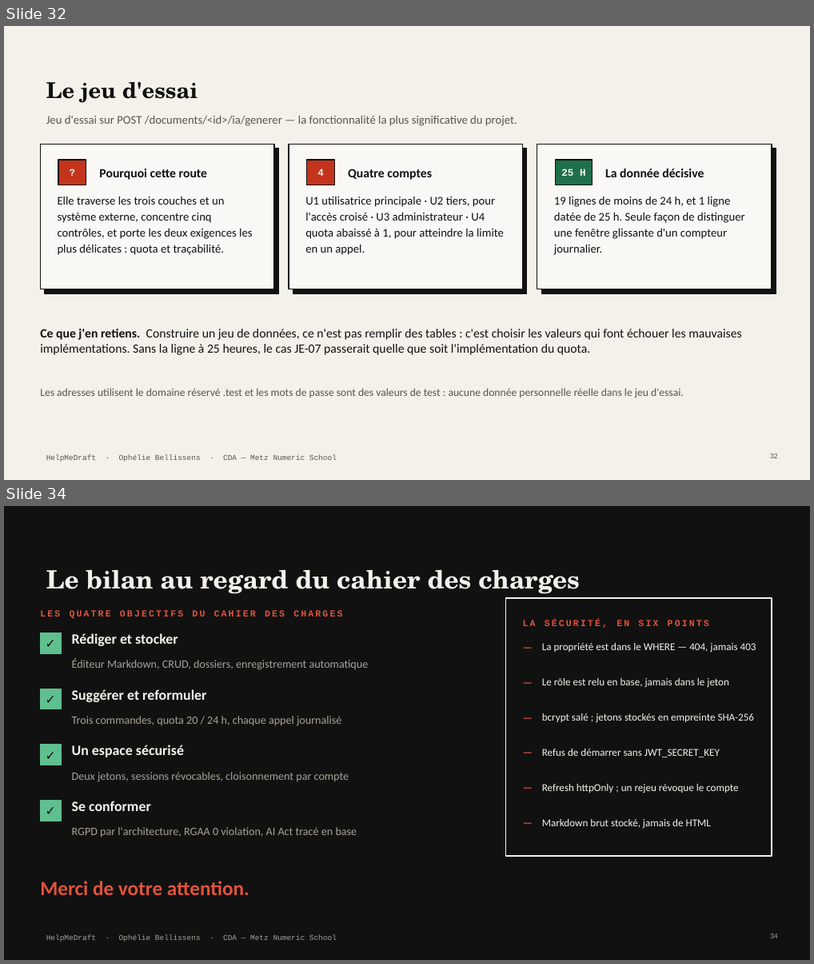
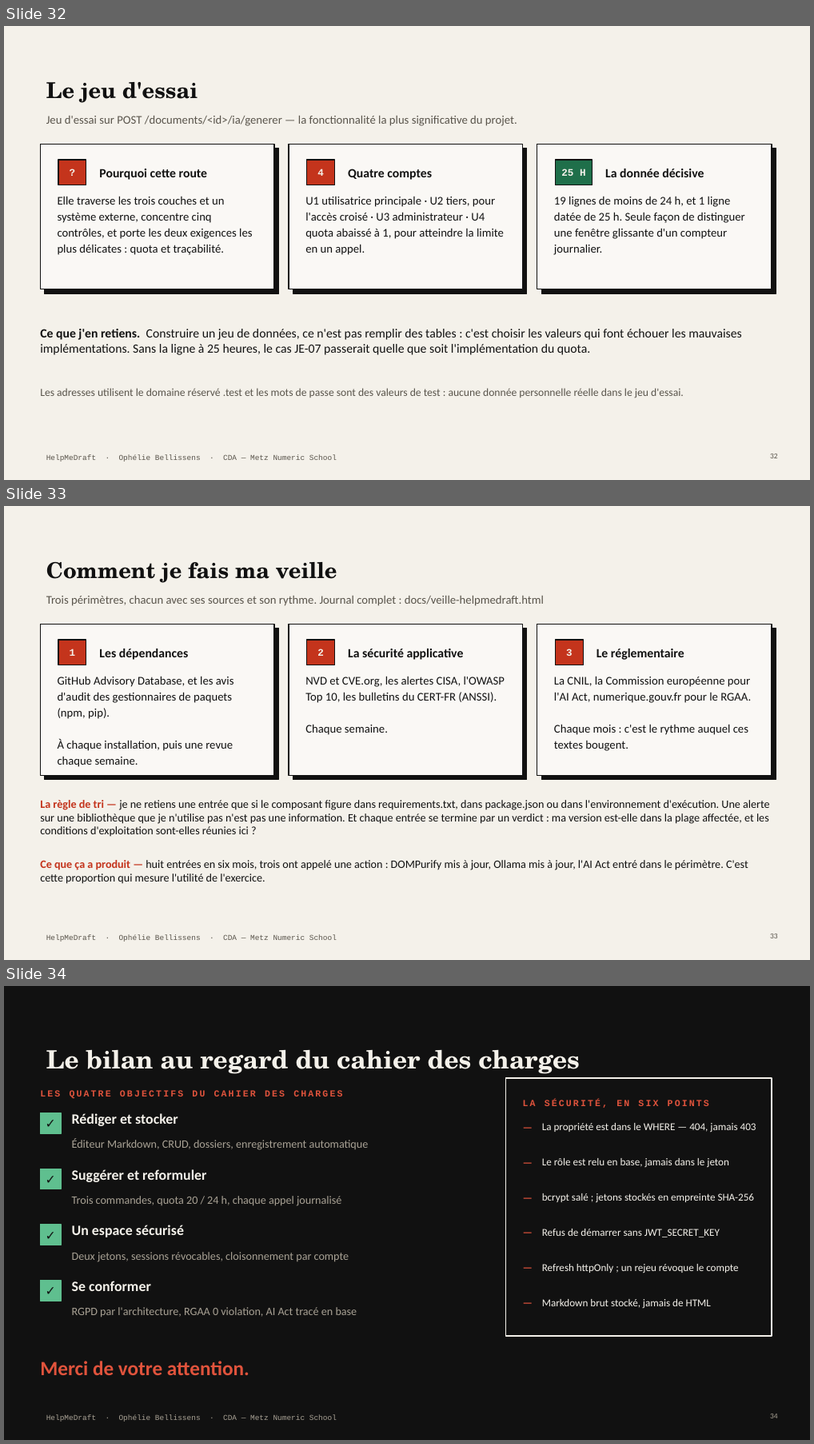
Before and after one commit to Equinoxya/HelpMeDraft---projet-fil-rouge, a slide deck: docs/Soutenance-HelpMeDraft.pptx. Shown one above the other, each under a label of ours: slides 32 and 34 before the commit, slides 32, 33 and 34 after it; the slides between them are not shown. The pictures are 814x964 and 814x1444 pixels, drawn with LibreOffice and Linux fonts; fonts in the diff are those of the drawing. Boxes give left, top, right and bottom in pixels: in the first picture for what was removed or moved away, otherwise in the second. Text is boxed around its words. In the diff, an @@ line names an element or a change of style, - is before the commit and + after.

```diff
--- a/docs/Soutenance-HelpMeDraft.pptx
+++ b/docs/Soutenance-HelpMeDraft.pptx
@@ slide 33 added at <box>4,506,810,960</box>, background #F4F1EA; not listed: 1 template element that a slide beside it also shows @@
@@ title added at <box>46,562,338,583</box>, 26 pt, text #111111, bold @@
+Comment je fais ma veille
@@ text added at <box>46,596,544,606</box>, 14 pt, text #5A554C @@
+Trois périmètres, chacun avec ses sources et son rythme. Journal complet : docs/veille-helpmedraft.html
@@ rectangle added at <box>40,624,274,776</box>, fill #FAF8F5, outline #111111 1.25 pt @@
@@ rectangle added at <box>289,624,523,776</box>, fill #FAF8F5, outline #111111 1.25 pt @@
@@ rectangle added at <box>538,624,772,776</box>, fill #FAF8F5, outline #111111 1.25 pt @@
@@ rectangle added at <box>45,628,278,780</box>, fill #111111, outline #111111 0.75 pt @@
@@ rectangle added at <box>58,640,86,665</box>, fill #C4341C, outline #111111 1.25 pt @@
@@ text added at <box>70,649,76,656</box>, 12 pt, text #F4F1EA, bold @@
+1
@@ text added at <box>99,648,189,660</box>, 15 pt, text #111111, bold @@
+Les dépendances
@@ rectangle added at <box>293,628,527,780</box>, fill #111111, outline #111111 0.75 pt @@
@@ rectangle added at <box>307,640,335,665</box>, fill #C4341C, outline #111111 1.25 pt @@
@@ text added at <box>318,649,324,656</box>, 12 pt, text #F4F1EA, bold @@
+2
@@ text added at <box>348,648,464,660</box>, 15 pt, text #111111, bold @@
+La sécurité applicative
@@ rectangle added at <box>542,628,777,780</box>, fill #111111, outline #111111 0.75 pt @@
@@ rectangle added at <box>556,640,583,665</box>, fill #C4341C, outline #111111 1.25 pt @@
@@ text added at <box>566,649,573,656</box>, 12 pt, text #F4F1EA, bold @@
+3
@@ text added at <box>597,648,685,660</box>, 15 pt, text #111111, bold @@
+Le réglementaire
@@ text added at <box>58,676,234,767</box>, 14 pt, text #111111 @@
+GitHub Advisory Database, et les avis d'audit des gestionnaires de paquets (npm, pip).
+À chaque installation, puis une revue chaque semaine.
@@ text added at <box>306,676,506,735</box>, 14 pt, text #111111 @@
+NVD et CVE.org, les alertes CISA, l'OWASP Top 10, les bulletins du CERT-FR (ANSSI).
+Chaque semaine.
@@ text added at <box>554,676,751,751</box>, 14 pt, text #111111 @@
+La CNIL, la Commission européenne pour l'AI Act, numerique.gouv.fr pour le RGAA.
+Chaque mois : c'est le rythme auquel ces textes bougent.
@@ text added at <box>40,800,770,836</box>, 13.5 pt, text #111111 @@
+La règle de tri — je ne retiens une entrée que si le composant figure dans requirements.txt, dans package.json ou dans l'environnement d'exécution. Une alerte sur une bibliothèque que je n'utilise pas n'est pas une information. Et chaque entrée se termine par un verdict : ma version est-elle dans la plage affectée, et les conditions d'exploitation sont-elles réunies ici ?
@@ text added at <box>40,860,749,884</box>, 13.5 pt, text #111111 @@
+Ce que ça a produit — huit entrées en six mois, trois ont appelé une action : DOMPurify mis à jour, Ollama mis à jour, l'AI Act entré dans le périmètre. C'est cette proportion qui mesure l'utilité de l'exercice.
@@ page number added at <box>770,933,778,938</box>, 9 pt, text #5A554C @@
+33
```
Also in this commit, not shown: 5 slides changed, 1 slide removed, 13 other files.
